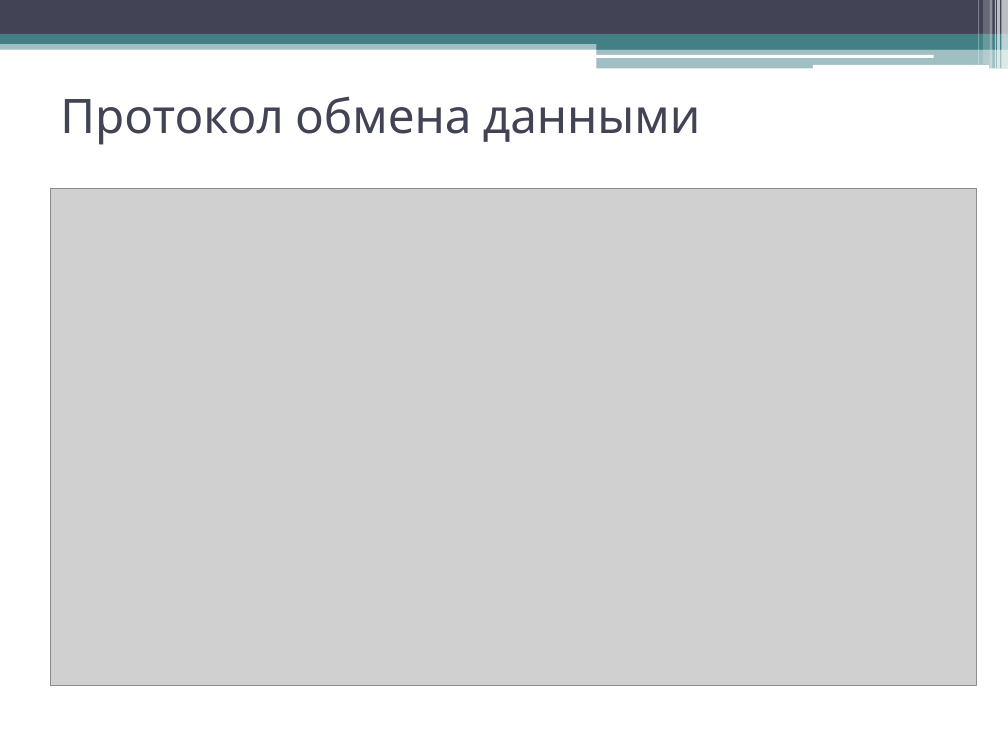
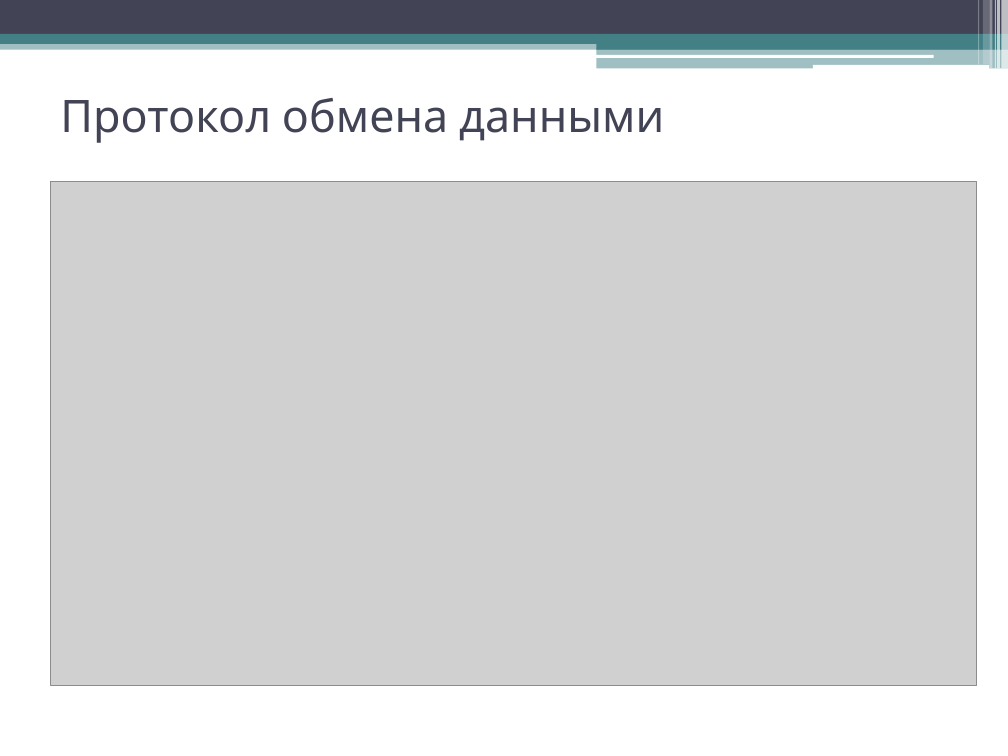
Before and after one commit to Filatoff73/Diplom, a slide deck: slide 6 of Диплом мой/Презентация/Presentation_Filatov_RK6-123.pptx. Drawn at 1008x756 pixels with LibreOffice and Linux fonts; fonts in the diff are those of the drawing; grey boxes stand for pictures. Boxes give left, top, right and bottom in pixels: in the first picture for what was removed or moved away, otherwise in the second. Text is boxed around its words. In the diff, an @@ line names an element or a change of style, - is before the commit and + after.

Commit message:
ver 0.9

```diff
--- a/Диплом мой/Презентация/Presentation_Filatov_RK6-123.pptx
+++ b/Диплом мой/Презентация/Presentation_Filatov_RK6-123.pptx
@@ title "Протокол обмена данными" at [60, 98, 664, 143]: size 34 to 32 pt @@
@@ picture: place and size @@
-picture at [50, 188, 977, 684]
+picture at [50, 181, 977, 685]
```
Also in this commit, not shown: 3 other slides changed, 8 slides added.
